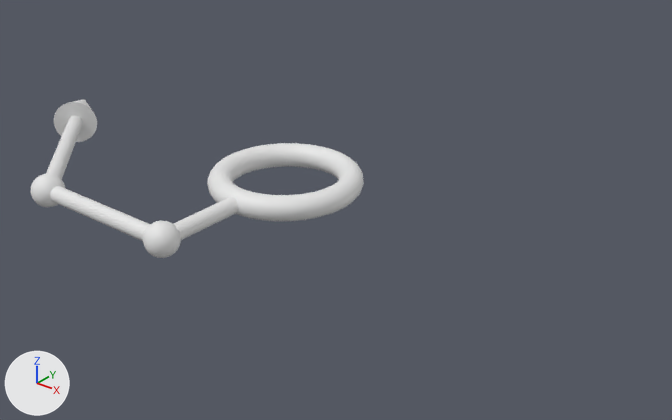
An edit to the OBJ model Assets/Modules/Azure/Assets/Arrows/Arrow-065.obj, drawn before and after from the same camera.
One viewpoint serves both versions: a 50 mm lens placed at (3.49, -3.87, 2.31), pointed at (0.41, -0.03, -0.07). The axes (+X, +Y, +Z) are drawn at lower left. The lights are the same throughout. Where no turn or scale is listed for an object, it has been applied to the vertices. Vertices at the same position are counted once.

Before the edit, the objects in view are built like this:
```python
me_arrow_065 = bpy.data.meshes.new('Arrow-065')
me_arrow_065.from_pydata(...)  # 3281 vertices, 3143 faces; spans x -2.18..0.47, y -1.1..0.47, z -0.15..0.15
ob_arrow_065 = bpy.data.objects.new('Arrow-065', me_arrow_065)
ob_arrow_065.location = (0.0, 0.0, 0.0)
```
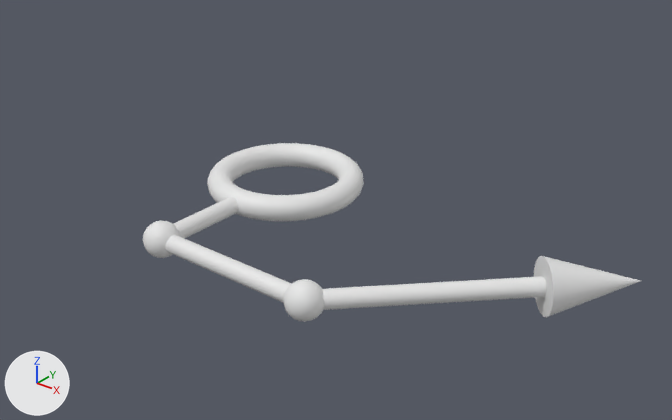
What the commit changed:
me_arrow_065 is used by ob_arrow_065; location (0.0, 0.0, 0.0).
me_arrow_065 had 3281 vertices, 3143 faces and spanned x -2.18..0.47, y -1.1..0.47, z -0.15..0.15.
me_arrow_065 now has 3280 vertices, 3143 faces and spans x -0.47..2.18, y -1.1..0.47, z -0.15..0.15.
me_arrow_065 part 1: the loose piece of 33 vertices spanning x -2.18..-1.72, y -0.28..0.18, z -0.15..0.15 is turned -180 degrees about the y axis through the mesh origin.
me_arrow_065 part 2: a new loose piece of 1009 vertices spanning x 0.9..1.1, y -1.1..-0.9, z -0.1..0.1.
me_arrow_065 part 3: the loose piece of 1010 vertices spanning x -1.1..-0.9, y -1.1..-0.9, z -0.1..0.1 is deleted.
Part 4, on me_arrow_065:
94 vertices are removed from x -2.04..-0.96, y -1.05..0.04, z -0.05..0.05.
140 faces are deleted.
4 vertices move within x -0.02..0.02, y -1.1..-0.9, z 0.0.
33 vertices are added at x 0.96..2.03, y -1.04..0.03, z -0.05..0.05.
32 new vertices lie (1.0, 0.0, 0.0) away from vertices in x 0.0, y -1.05..-0.95, z -0.05..0.05.
29 new vertices lie (1.0, 1.0, 0.0) away from vertices in x 0.96..1.04, y -1.04..-0.96, z -0.05..0.05.
140 new faces join them.

Changed parts and their boxes (x1, y1, x2, y2) in the pictures (672 x 420 px; the box of a moved part takes in the faces that stretch with it):
'Arrow-065', reshaped (49% wider, 12% taller)
    before: (31, 99, 364, 258)
    after: (143, 143, 641, 322)
part 1 of me_arrow_065, moved or reshaped
    before: (54, 99, 97, 142)
    after: (534, 256, 641, 317)
part 2 of me_arrow_065, added
    after: (283, 279, 324, 322)
part 3 of me_arrow_065, deleted
    before: (31, 174, 66, 207)
part 4 of me_arrow_065, moved or reshaped
    before: (46, 115, 152, 249)
    after: (144, 235, 547, 310)
